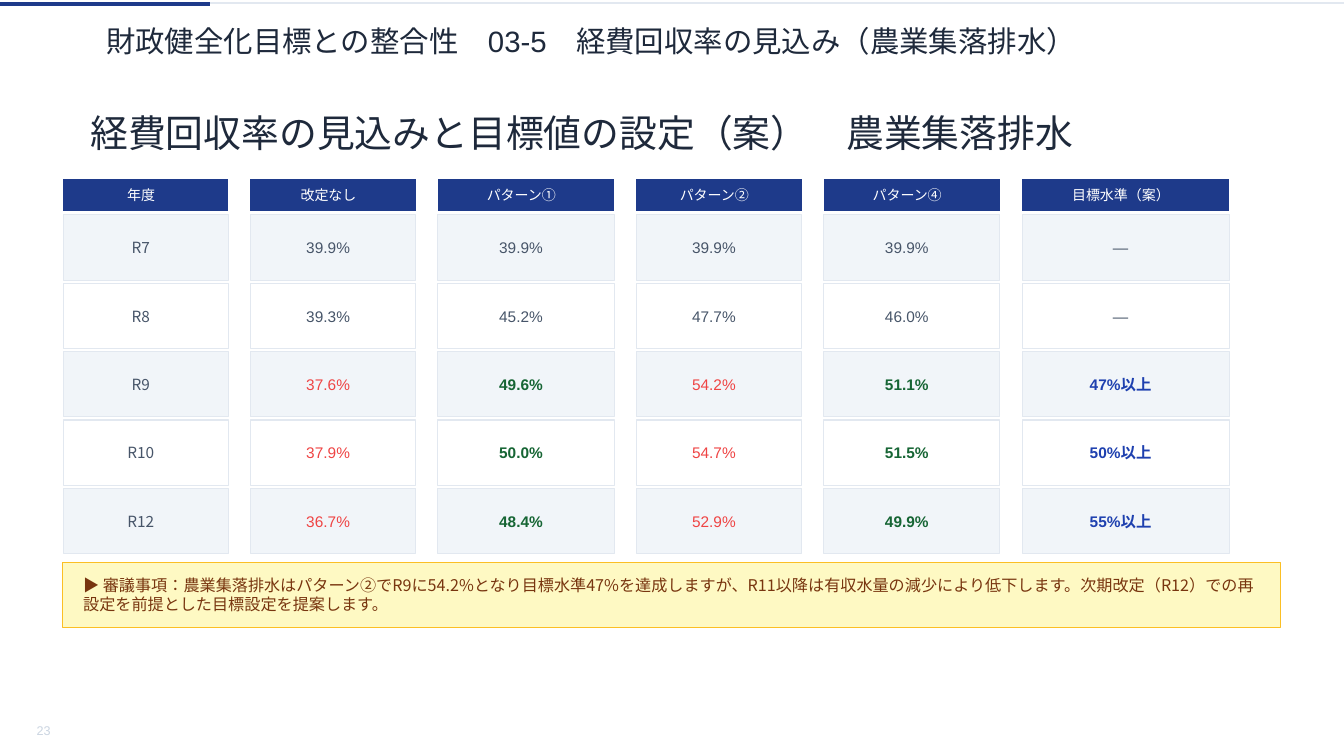
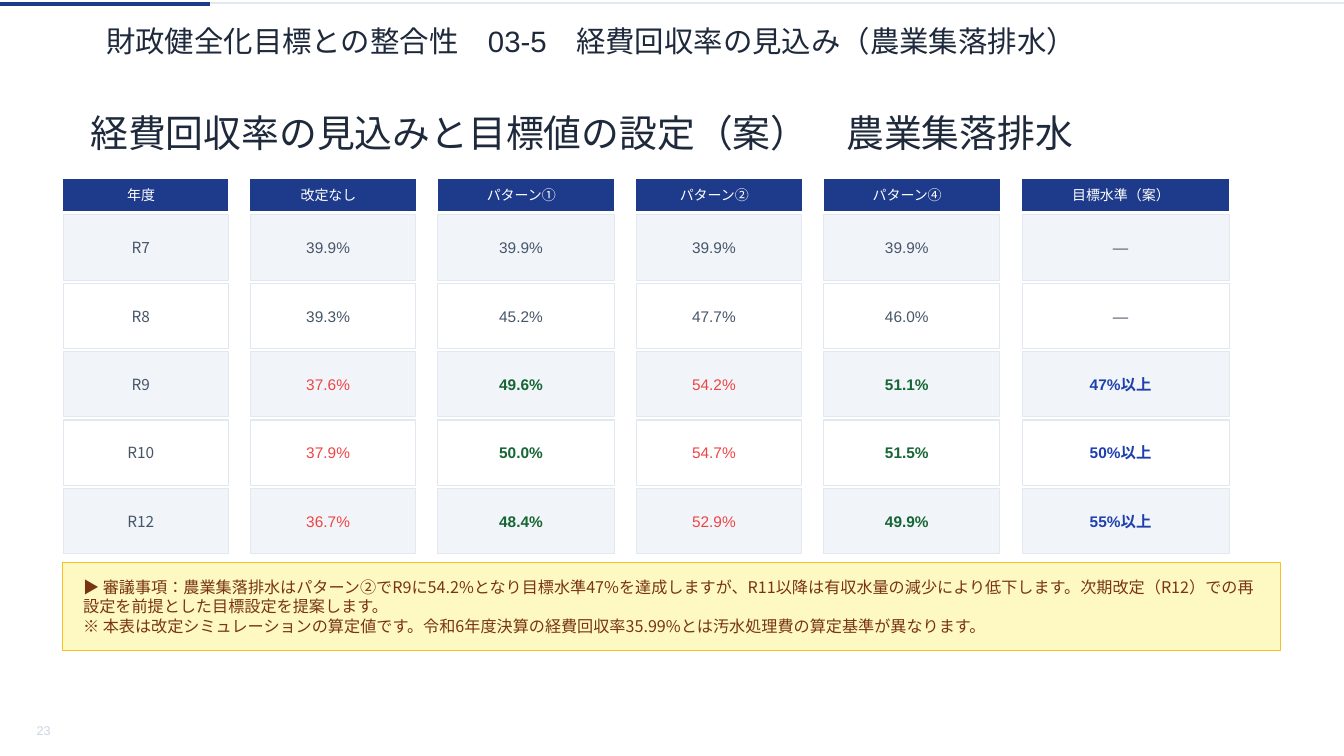
Before and after one commit to ryowakayama-gif/repository, a slide deck: slide 23 of rokko_sewage_council/output/六戸町_第2回審議会資料.pptx. Drawn at 1344x756 pixels with LibreOffice and Linux fonts; fonts in the diff are those of the drawing. Boxes give left, top, right and bottom in pixels: in the first picture for what was removed or moved away, otherwise in the second. Text is boxed around its words. In the diff, an @@ line names an element or a change of style, - is before the commit and + after.

```diff
--- a/rokko_sewage_council/output/六戸町_第2回審議会資料.pptx
+++ b/rokko_sewage_council/output/六戸町_第2回審議会資料.pptx
@@ freeform shape "▶ 審議事項：農業集落排水はパターン②でR9に54.2%となり目標水準47%を達成しますが、R11以降は有収水量の減少に ...": place and size @@
-freeform shape "▶ 審議事項：農業集落排水はパターン②でR9に54.2%となり目標水準47%を達成しますが、R11以降は有収水量の減少に ..." at (64, 563, 1281, 627)
+freeform shape "▶ 審議事項：農業集落排水はパターン②でR9に54.2%となり目標水準47%を達成しますが、R11以降は有収水量の減少に ..." at (64, 563, 1281, 650)
@@ text in freeform shape at (103, 618, 986, 634): paragraph added @@
+※ 本表は改定シミュレーションの算定値です。令和6年度決算の経費回収率35.99%とは汚水処理費の算定基準が異なります。
```
Also in this commit, not shown: 13 other slides changed, 5 other files.
